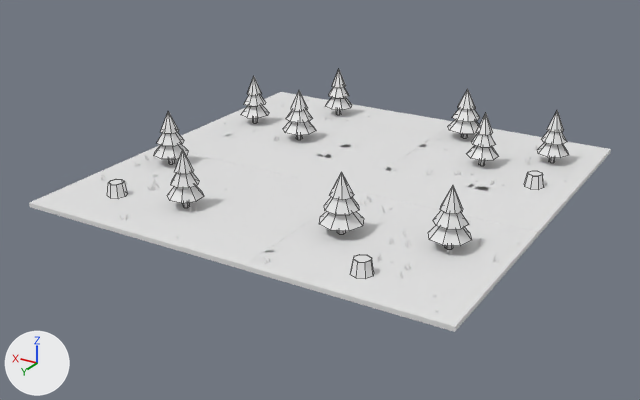
An edit to the Blender file ArtSource/SH10_Floors_v02/Blender/SH10_L02_Floor.blend, drawn before and after from the same camera.
Both versions are drawn from a 50 mm lens placed at (-19.2, 34.0, 15.4), pointed at (0.4, 1.3, -0.9). Lighting does not change. The marker at lower left points along +X, +Y and +Z. The older version comes first. Mesh edges are drawn as thin lines on the coarser meshes.

Objects in the first picture: 'SH10_L02_Floor', 'SH10_L02_Floor_Obstacles'.
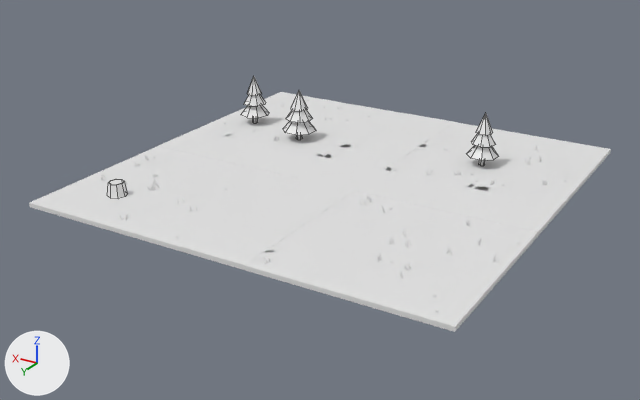
Changed parts and their boxes (x1, y1, x2, y2) in the pictures (640 x 400 px):
```json
{"object": "SH10_L02_Floor_Obstacles", "change": "reshaped", "before": [107, 70, 569, 279], "after": [107, 77, 498, 198], "on screen": "15% narrower, 42% shorter"}
{"part": 1, "of": "me_cone_267", "change": "deleted", "before": [154, 70, 569, 279]}
```

Scene script edits in JSON lines:
```json
{"block": "me_cone_267", "where": "# used by ob_sh10_l02_floor_obstacles; location = (0.0, 0.0, 0.0)"}
{"op": "remove", "block": "me_cone_267", "code": "me_cone_267.from_pydata(...)  # 486 vertices, 410 faces; spans x -8.8..8.7, y -8.8..8.7, z 0.0..2.7"}
{"op": "add", "block": "me_cone_267", "code": "me_cone_267.from_pydata(...)  # 149 vertices, 125 faces; spans x -5.9..8.7, y -5.3..7.8, z 0.0..2.7"}
{"block": "me_cone_267", "change": "me_cone_267 part 1: 32 loose pieces with 337 vertices, spanning x -8.8..8.7, y -8.8..8.7, z 0.0..2.7, are deleted"}
```
